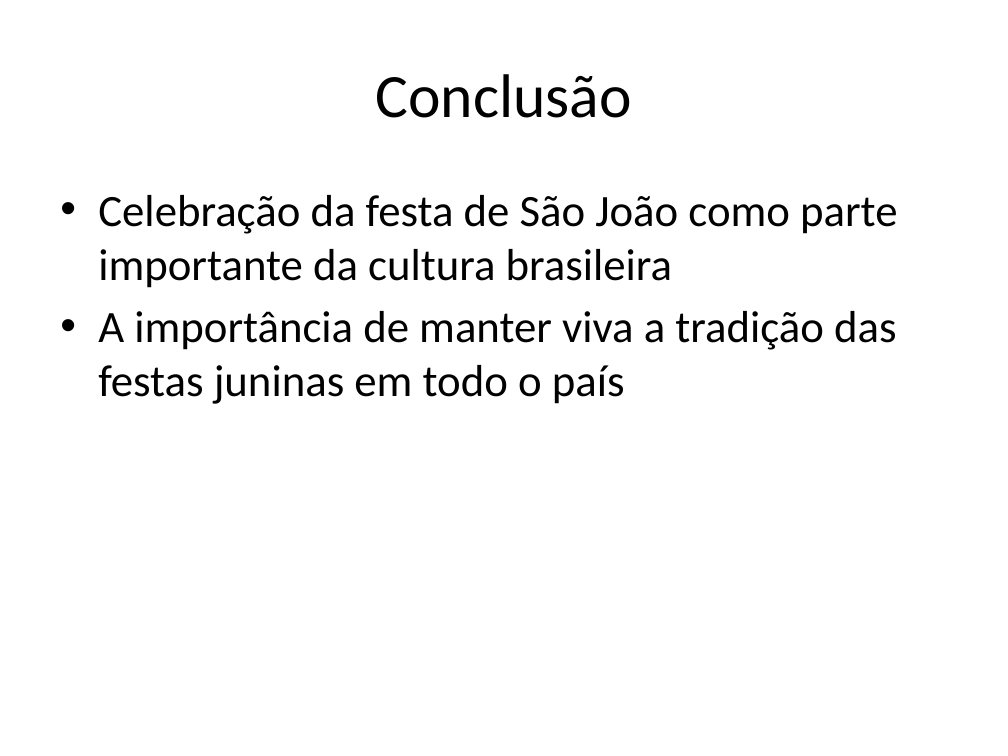
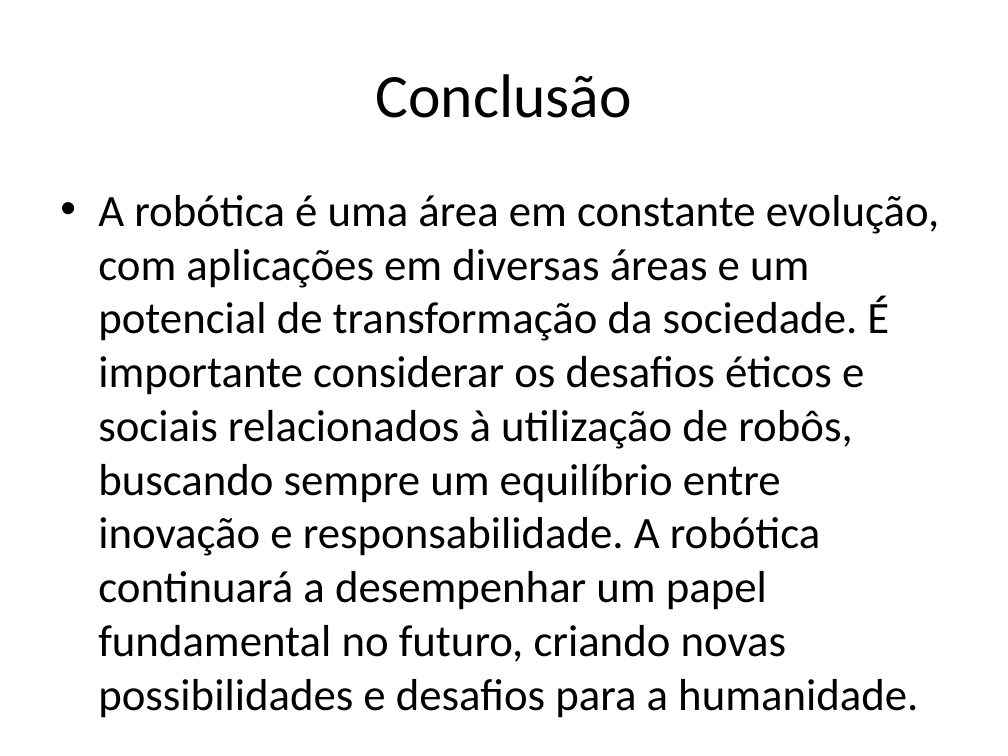
Before and after one commit to lcdlemos/EstagioNutes, a slide deck: slide 10 of IA/auto_apresentacao_IA.pptx. Drawn at 1008x756 pixels with LibreOffice and Linux fonts; fonts in the diff are those of the drawing. Boxes give left, top, right and bottom in pixels: in the first picture for what was removed or moved away, otherwise in the second. Text is boxed around its words. In the diff, an @@ line names an element or a change of style, - is before the commit and + after.

```diff
--- a/IA/auto_apresentacao_IA.pptx
+++ b/IA/auto_apresentacao_IA.pptx
@@ text at <box>98,195,939,718</box>: text changed @@
-• Celebração da festa de São João como parte importante da cultura brasileira
-• A importância de manter viva a tradição das festas juninas em todo o país
+• A robótica é uma área em constante evolução, com aplicações em diversas áreas e um potencial de transformação da sociedade. É importante considerar os desafios éticos e sociais relacionados à utilização de robôs, buscando sempre um equilíbrio entre inovação e responsabilidade. A robótica continuará a desempenhar um papel fundamental no futuro, criando novas possibilidades e desafios para a humanidade.
```
Also in this commit, not shown: 2 other slides changed, 7 slides added, 7 slides removed, 13 other files.
